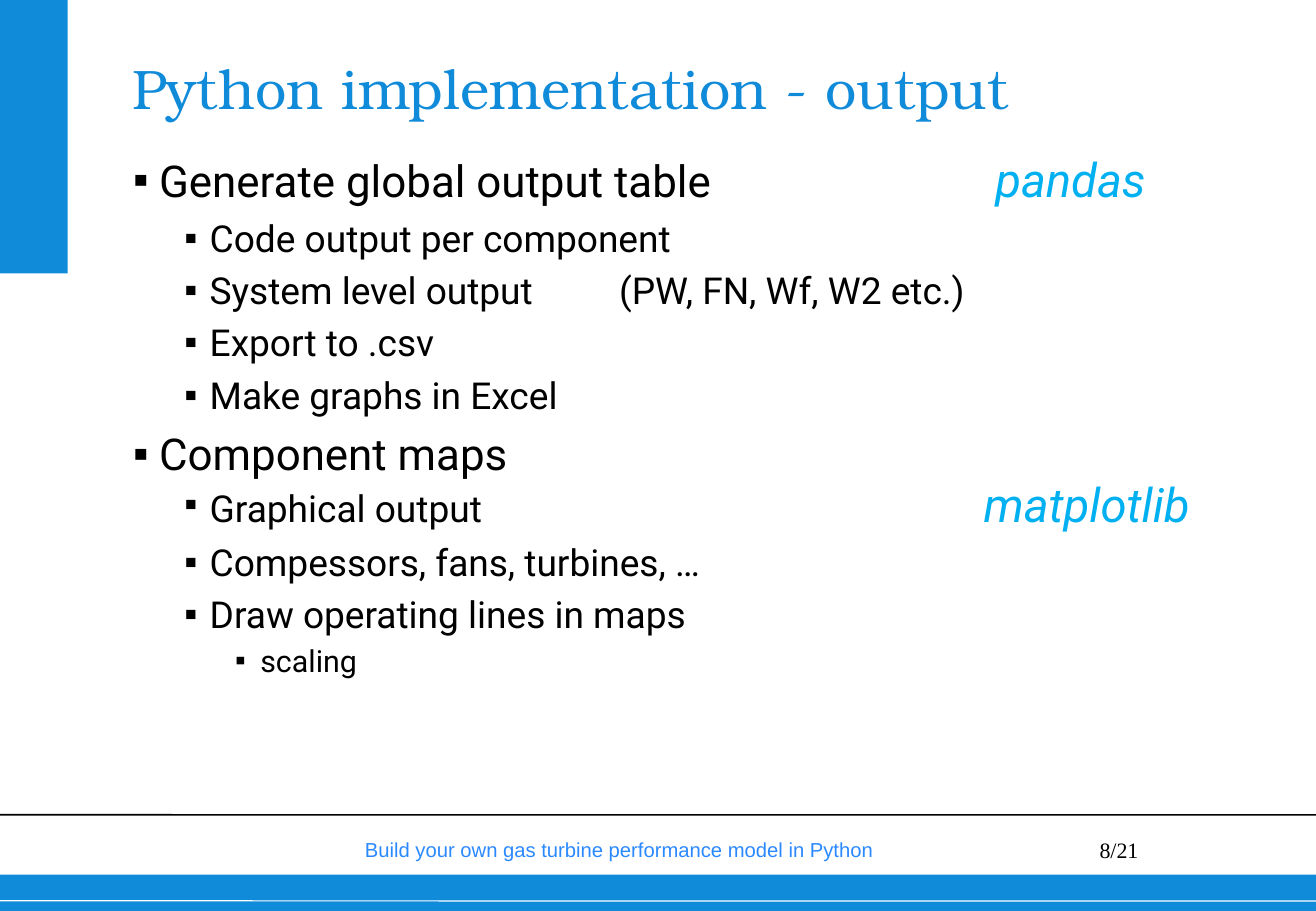
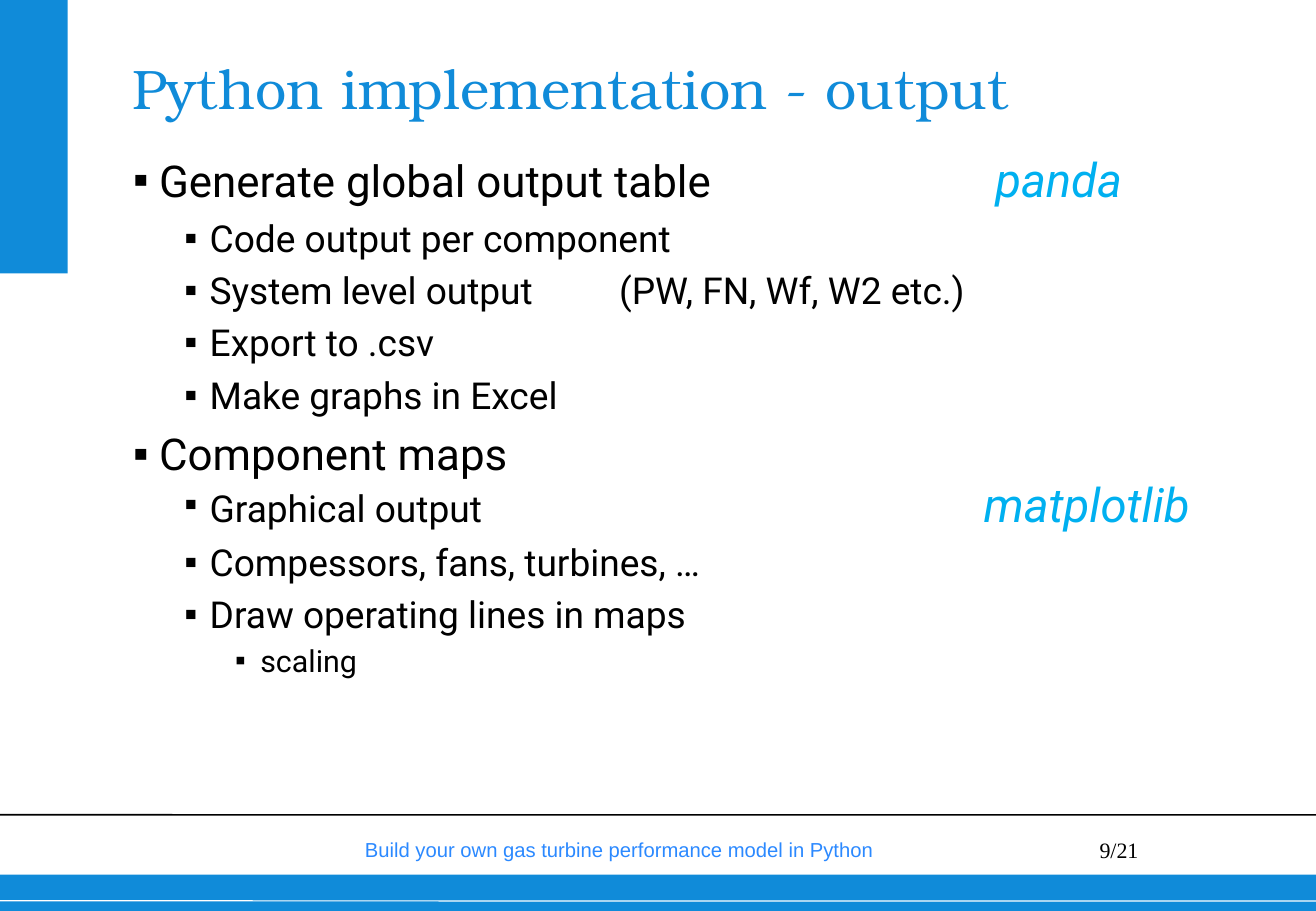
Before and after one commit to wvisser1958/GSPy, a slide deck: slide 9 of doc/Build your own gas turbine performance model from scratch.pptx (slide 8 before the commit). Drawn at 1316x911 pixels with LibreOffice and Linux fonts; fonts in the diff are those of the drawing; background and template pictures are left out. Boxes give left, top, right and bottom in pixels: in the first picture for what was removed or moved away, otherwise in the second. Text is boxed around its words. In the diff, an @@ line names an element or a change of style, - is before the commit and + after.

```diff
--- a/doc/Build your own gas turbine performance model from scratch.pptx
+++ b/doc/Build your own gas turbine performance model from scratch.pptx
@@ text at (159, 161, 1122, 207): text changed @@
-▪ Generate global output table pandas
+▪ Generate global output table panda
@@ page number at (1100, 843, 1139, 859): text changed @@
-8/21
+9/21
```
Also in this commit, not shown: 17 other slides changed, 2 slides added, 1 slide removed.
